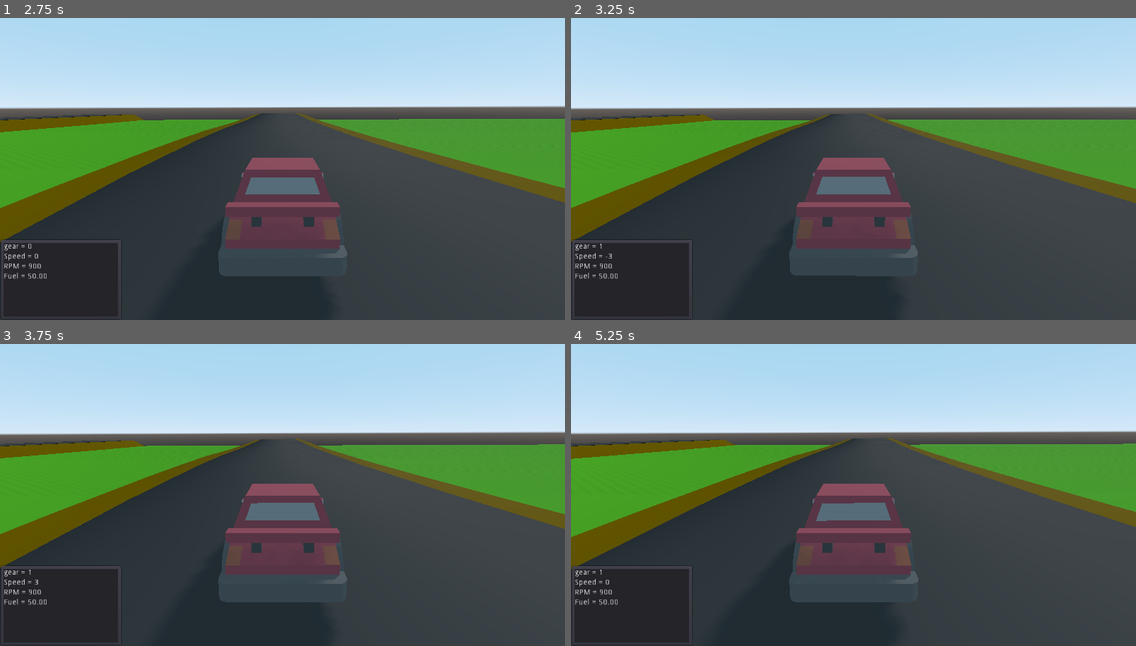
Above: before the commit, frames 1-4 (two rows, left to right).
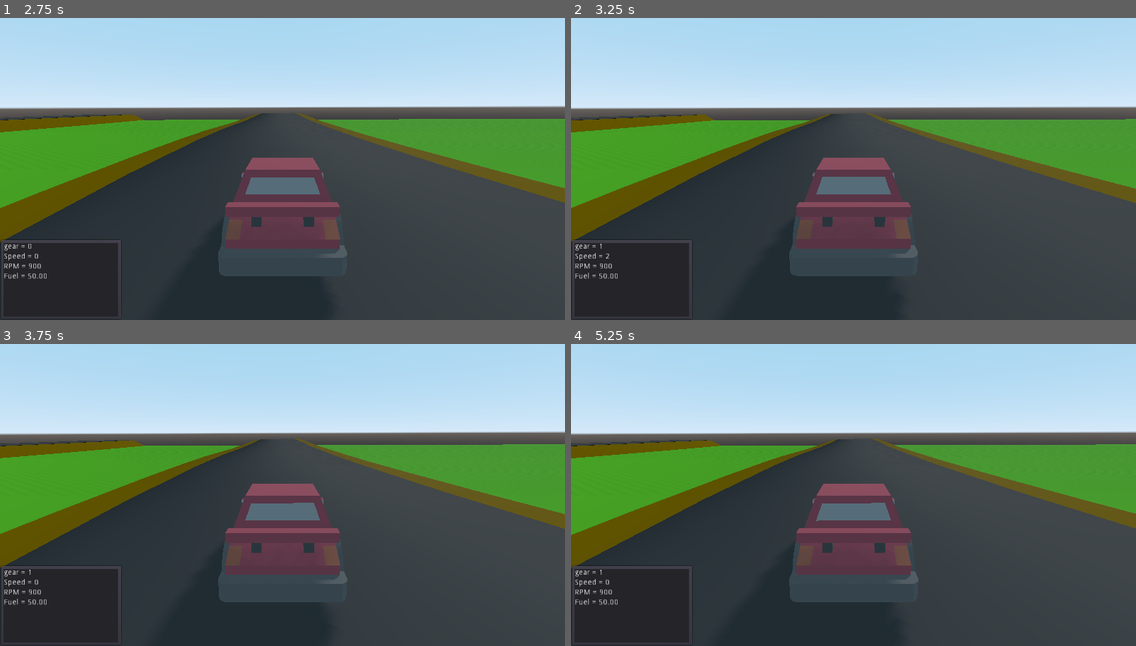
Above: after the commit, the same moments.

Repository: Dechode/Godot-Advanced-Vehicle
Game: Godot game, scene res://levels/world.tscn
The game is run twice, just before and just after one commit, with the same random seed, the same clock (stepped at 60 frames per second) and the same inputs.
Inputs:
- Up to frame 1 (2.75 s): hold Right (SteerRight) 0.53-1.28 s; hold C (Clutch) 0.53-1.28 s; hold Down (Brake) 1.28-2.03 s; tap Up (Throttle) at 1.35 s; tap Enter at 2 s; hold Right (SteerRight) from 2.03 s (still down); hold C (Clutch) from 2.03 s (still down)
- Up to frame 2 (3.25 s): release Right (SteerRight) at 2.78 s; release C (Clutch) at 2.78 s; hold A (ShiftUp) from 2.78 s (still down); tap Up (Throttle) at 2.85 s
- Up to frame 3 (3.75 s): tap Space (Handbrake) at 3.5 s; release A (ShiftUp) at 3.53 s; hold Left (SteerLeft) from 3.53 s (still down); hold C (Clutch) from 3.53 s (still down)
- Up to frame 4 (5.25 s): release C (Clutch) at 4.28 s; tap Up (Throttle) at 4.35 s; release Left (SteerLeft) at 5.03 s; hold Down (Brake) from 5.03 s (still down); hold C (Clutch) from 5.03 s (still down)

Frame 1 is identical in both runs. In frame 2, 0.1% of the frame differs, in the area x 1-100%, y 31-86%; in frame 3, 0.2%; in frame 4, 2.8%, in the area x 0-100%, y 28-85%.

Commit message:
Added fwd and awd drivetypes to choose from

Diff:
--- a/scripts/RigidBodyCar.gd
+++ b/scripts/RigidBodyCar.gd
@@ -165,7 +165,7 @@
 		torque_out = 0
 		rpm -= 500
 
-	if rpm < (rpm_idle + 10):
+	if rpm < (rpm_idle + 1):
 		clutch_input = 1.0
 
 	if selected_gear == 0:
@@ -211,8 +211,15 @@
 	avg_rear_spin += (wheel_bl.spin + wheel_br.spin) * 0.5
 	avg_front_spin += (wheel_fl.spin + wheel_fr.spin) * 0.5
 
-	var gearbox_shaft_speed: float = avg_rear_spin * gearRatio()
-#
+	var gearbox_shaft_speed: float
+
+	if drivetype == DRIVE_TYPE.RWD:
+		gearbox_shaft_speed = avg_rear_spin * gearRatio()
+	elif drivetype == DRIVE_TYPE.FWD:
+		gearbox_shaft_speed = avg_front_spin * gearRatio()
+	elif drivetype == DRIVE_TYPE.AWD:
+		gearbox_shaft_speed = (avg_front_spin + avg_rear_spin) * 0.5 * gearRatio()
+
 #	var speed_error = engine_angular_vel - gearbox_shaft_speed
 #	var speed_error_scaled = speed_error * AV_2_RPM / max_engine_rpm
 
@@ -227,15 +234,27 @@
 
 	net_drive = drive_reaction_torque * gearRatio() * (1 - clutch_input)
 
-
-	if avg_rear_spin * sign(gearRatio()) < 0:
-		net_drive += drag_torque * gearRatio()
+	if drivetype == DRIVE_TYPE.RWD:
+#		if avg_rear_spin * sign(gearRatio()) < 0: # Should these still be in here? works better without
+#			net_drive += drag_torque * gearRatio()
+
+		rwd(net_drive, delta)
+		wheel_fl.apply_torque(0.0, 0.0, front_brake_torque, delta)
+		wheel_fr.apply_torque(0.0, 0.0, front_brake_torque, delta)
+
+	elif drivetype == DRIVE_TYPE.AWD:
+		awd(net_drive, delta)
+
+	elif drivetype == DRIVE_TYPE.FWD:
+
+#		if avg_front_spin * sign(gearRatio()) < 0: # Should these still be in here? works better without
+#			net_drive += drag_torque * gearRatio()
+
+		fwd(net_drive, delta)
+		wheel_bl.apply_torque(0.0, 0.0, rear_brake_torque, delta)
+		wheel_br.apply_torque(0.0, 0.0, rear_brake_torque, delta)
 
 	speedo = avg_front_spin * wheel_radius * 3.6
-
-	rwd(net_drive, delta)
-	wheel_fl.apply_torque(0.0, 0.0, front_brake_torque, delta)
-	wheel_fr.apply_torque(0.0, 0.0, front_brake_torque, delta)
 
 
 func gearRatio():
